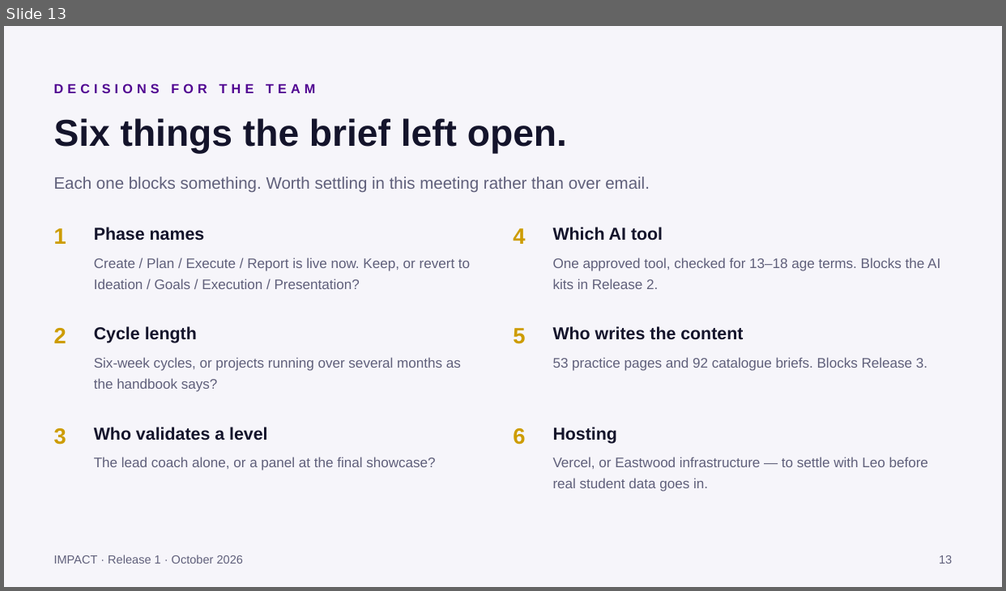
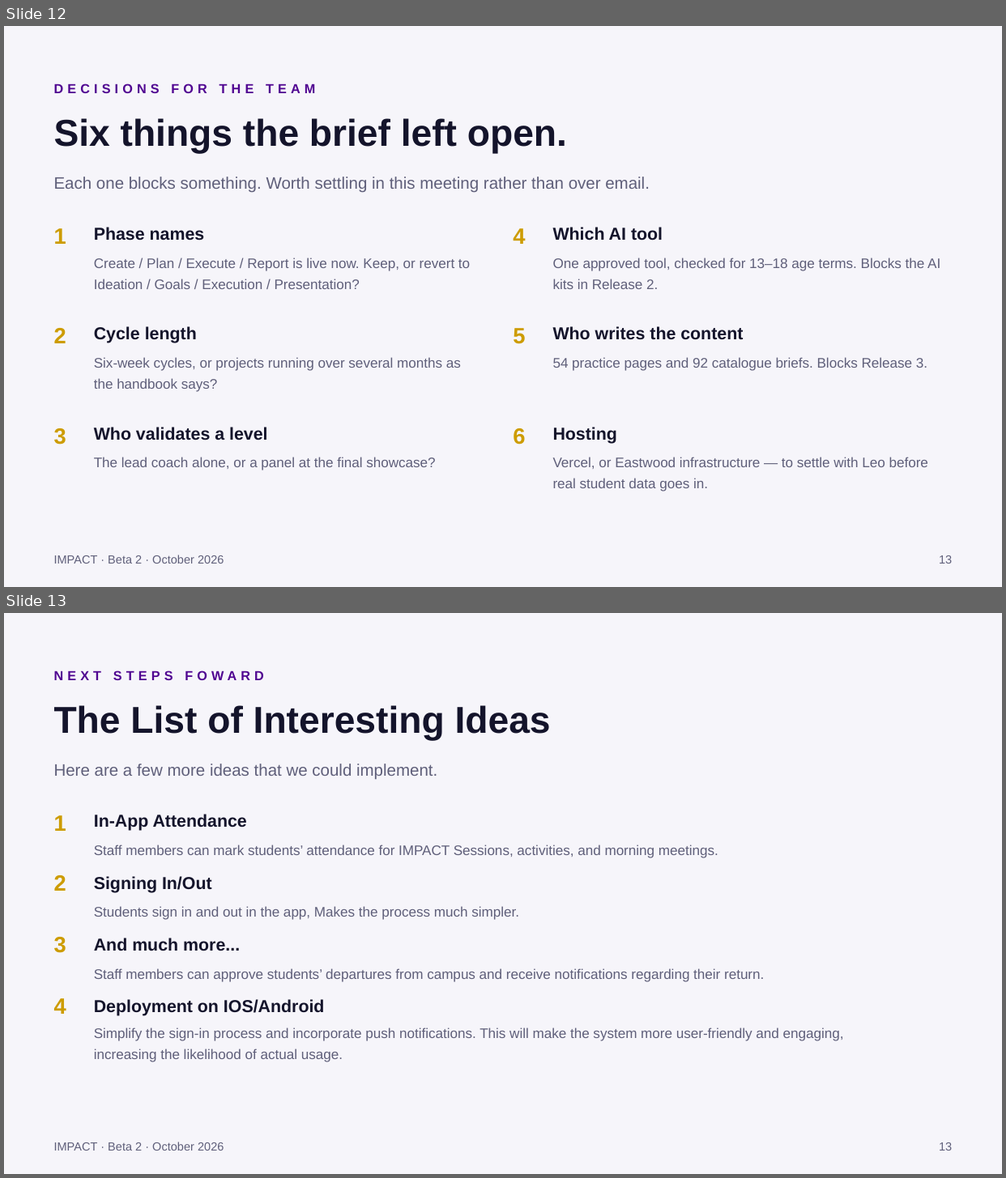
Before and after one commit to alexandermalinsky-brutal-guet-ag/eastwood-impact-lms, a slide deck: docs/IMPACT-Release-1-Demo.pptx. Shown one above the other, each under a label of ours: slide 13 before the commit, slides 12 and 13 after it. The pictures are 1006x591 and 1006x1178 pixels, drawn with LibreOffice and Linux fonts; fonts in the diff are those of the drawing. Boxes give left, top, right and bottom in pixels: in the first picture for what was removed or moved away, otherwise in the second. Text is boxed around its words. In the diff, an @@ line names an element or a change of style, - is before the commit and + after.

```diff
--- a/docs/IMPACT-Release-1-Demo.pptx
+++ b/docs/IMPACT-Release-1-Demo.pptx
@@ slide 13 added at (4, 613, 1002, 1174), background #F6F5FA @@
@@ text added at (54, 671, 264, 680), 9.5 pt, text #500591, bold @@
+NEXT STEPS FOWARD
@@ text added at (54, 705, 551, 740), 27 pt, text #14142B, bold @@
+The List of Interesting Ideas
@@ text added at (54, 764, 437, 780), 12 pt, text #5F5F7A @@
+Here are a few more ideas that we could implement.
@@ text added at (54, 815, 66, 831), 16 pt, text #CD9C00, bold @@
+1
@@ text added at (94, 814, 247, 831), 12.5 pt, text #14142B, bold @@
+In-App Attendance
@@ text added at (94, 845, 718, 858), 10 pt, text #5F5F7A @@
+Staff members can mark students’ attendance for IMPACT Sessions, activities, and morning meetings.
@@ text added at (54, 875, 66, 891), 16 pt, text #CD9C00, bold @@
+2
@@ text added at (94, 876, 212, 893), 12.5 pt, text #14142B, bold @@
+Signing In/Out
@@ text added at (94, 906, 519, 920), 10 pt, text #5F5F7A @@
+Students sign in and out in the app, Makes the process much simpler.
@@ text added at (54, 937, 66, 953), 16 pt, text #CD9C00, bold @@
+3
@@ text added at (94, 938, 240, 952), 12.5 pt, text #14142B, bold @@
+And much more...
@@ text added at (94, 969, 764, 982), 10 pt, text #5F5F7A @@
+Staff members can approve students’ departures from campus and receive notifications regarding their return.
@@ text added at (54, 999, 66, 1014), 16 pt, text #CD9C00, bold @@
+4
@@ text added at (94, 999, 325, 1016), 12.5 pt, text #14142B, bold @@
+Deployment on IOS/Android
@@ text added at (94, 1028, 844, 1063), 10 pt, text #5F5F7A @@
+Simplify the sign-in process and incorporate push notifications. This will make the system more user-friendly and engaging, increasing the likelihood of actual usage.
@@ text added at (54, 1142, 224, 1151), 8.5 pt, text #5F5F7A @@
+IMPACT · Beta 2 · October 2026
@@ text added at (939, 1143, 952, 1151), 8.5 pt, text #5F5F7A @@
+13
@@ what was slide 13 is now slide 12 @@
@@ slide 12 changed as well @@
@@ text at (553, 357, 927, 371): text changed @@
-53 practice pages and 92 catalogue briefs. Blocks Release 3.
+54 practice pages and 92 catalogue briefs. Blocks Release 3.
@@ text at (54, 555, 224, 564): text changed @@
-IMPACT · Release 1 · October 2026
+IMPACT · Beta 2 · October 2026
```
Also in this commit, not shown: 12 other slides changed, 1 other slide added, 1 slide removed.
